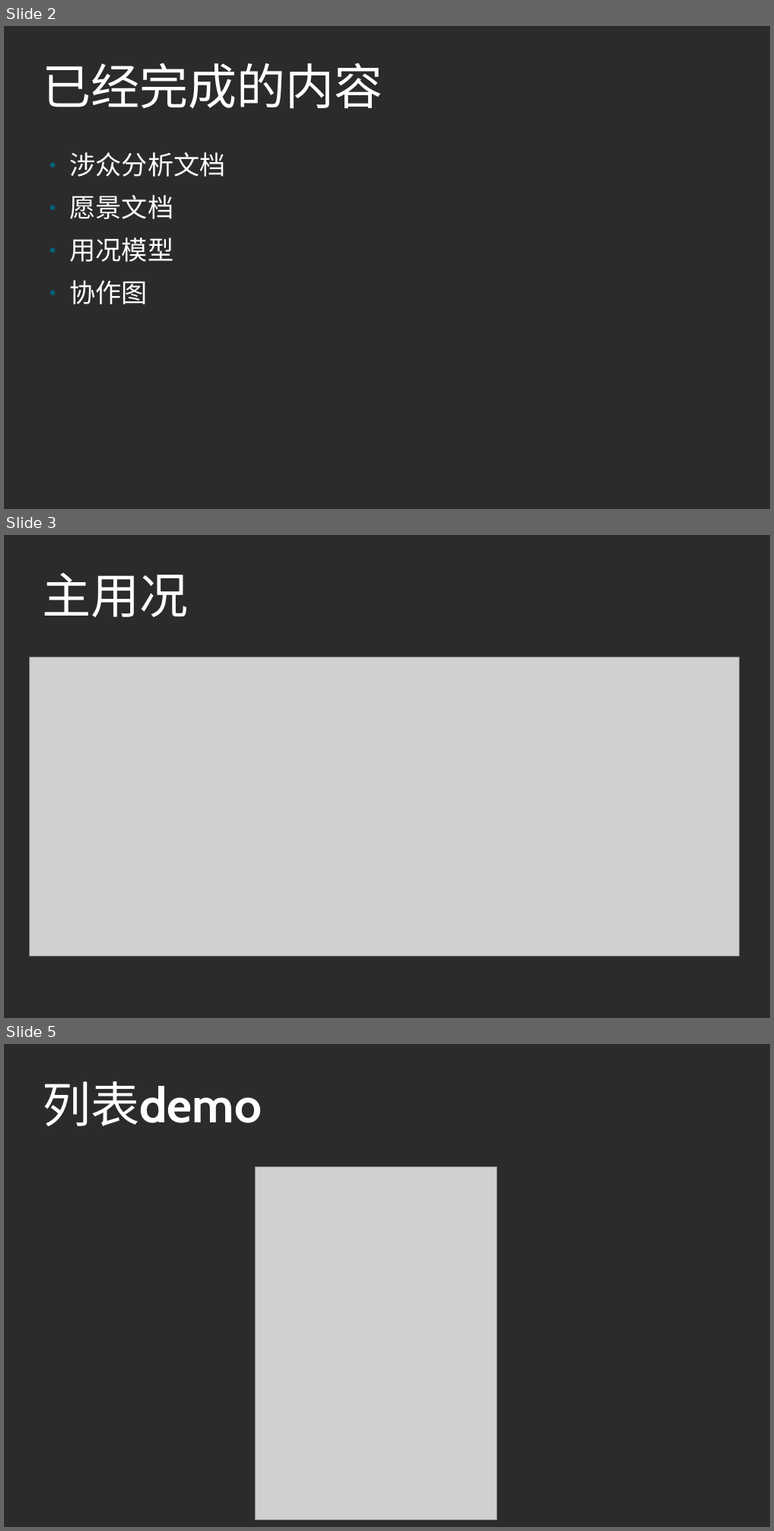
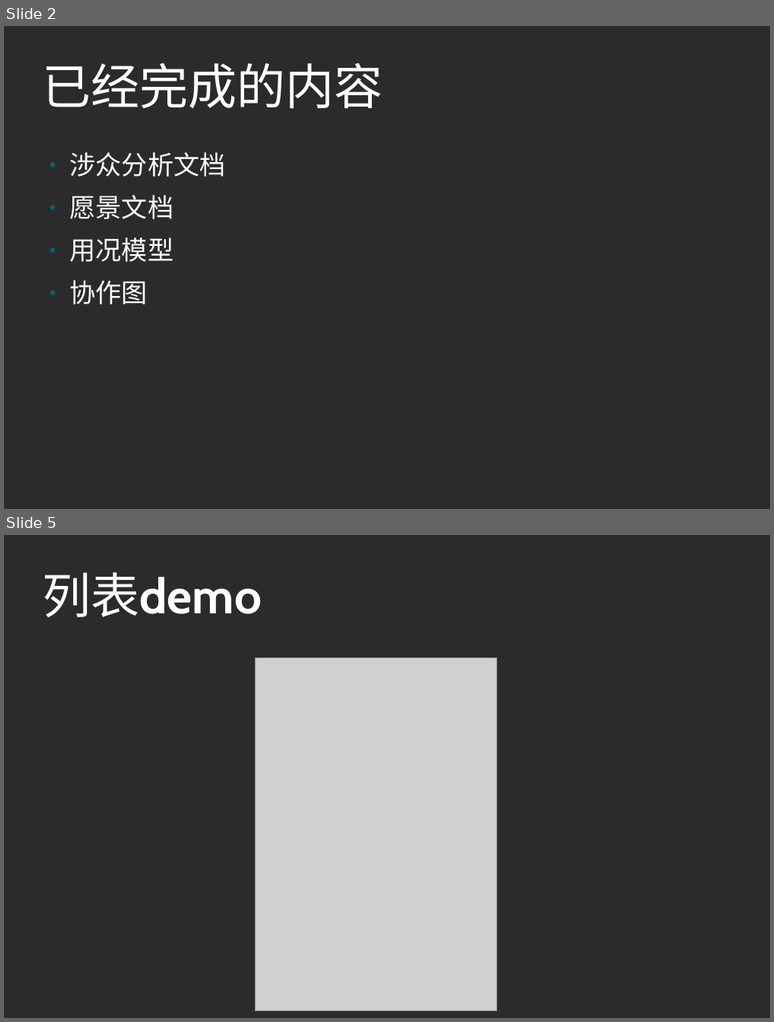
Before and after one commit to 375187588/hydrogenMusic, a slide deck: formal/氢音乐项目进展报告.odp. Shown one above the other, each under a label of ours: slides 2, 3 and 5 before the commit, slides 2 and 5 after it; the slides between them are not shown. The pictures are 774x1531 and 774x1022 pixels, drawn with LibreOffice and Linux fonts; fonts in the diff are those of the drawing; grey boxes stand for pictures; background and template pictures are left out; a plain dark background stands for a picture behind light text. Boxes give left, top, right and bottom in pixels: in the first picture for what was removed or moved away, otherwise in the second. Text is boxed around its words. In the diff, an @@ line names an element or a change of style, - is before the commit and + after.

```diff
--- a/formal/氢音乐项目进展报告.odp
+++ b/formal/氢音乐项目进展报告.odp
@@ slide 3 removed at <box>4,535,770,1018</box>, background picture (left out) @@
@@ title removed at <box>42,572,188,617</box> @@
-主用况
@@ picture removed at <box>30,657,740,955</box> @@
```
Also in this commit, not shown: 4 slides changed, 1 slide added, 3 other files.
